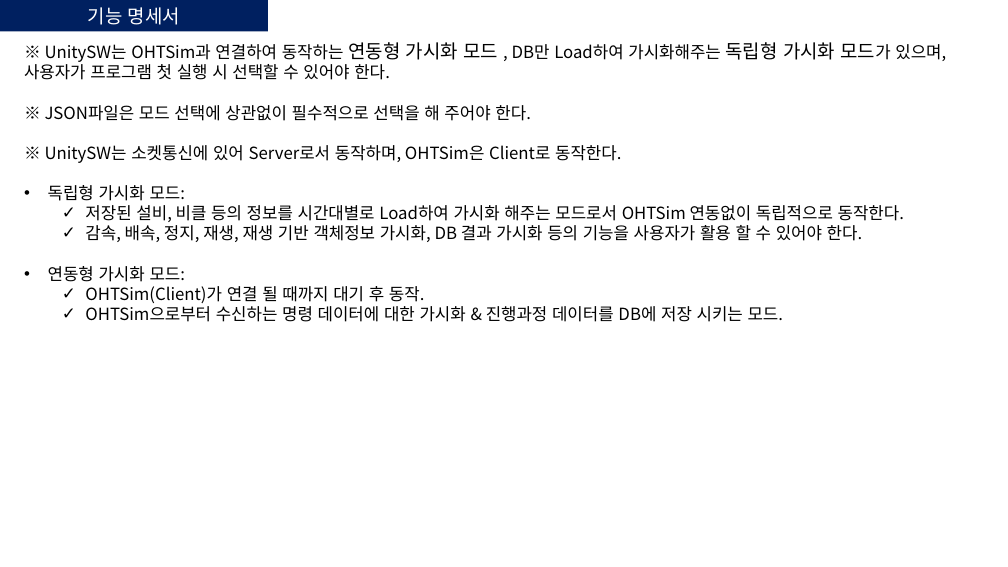
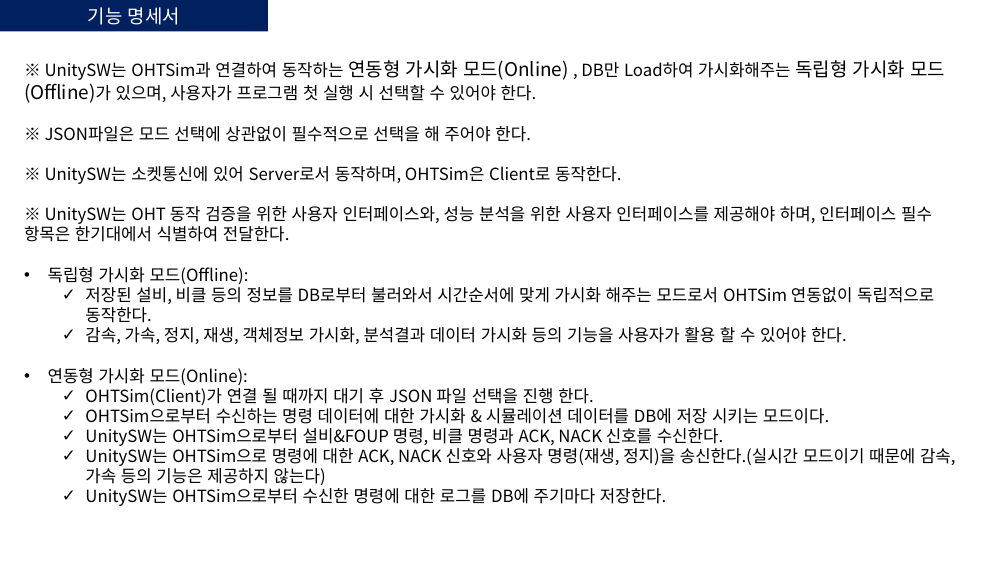
Before and after one commit to jhj0905/OHTSim, a slide deck: slide 2 of (210816) Unity연동.pptx (slide 6 before the commit). Drawn at 1008x567 pixels with LibreOffice and Linux fonts; fonts in the diff are those of the drawing. Boxes give left, top, right and bottom in pixels: in the first picture for what was removed or moved away, otherwise in the second. Text is boxed around its words. In the diff, an @@ line names an element or a change of style, - is before the commit and + after.

Commit message:
unity data

```diff
--- a/(210816) Unity연동.pptx
+++ b/(210816) Unity연동.pptx
@@ text "※ UnitySW는 OHTSim과 연결하여 동작하는 ...": place and size @@
-text "※ UnitySW는 OHTSim과 연결하여 동작하는 ..." at [24,42,946,322]
+text "※ UnitySW는 OHTSim과 연결하여 동작하는 ..." at [24,60,956,506]
@@ text at [24,60,945,103]: text changed @@
-※ UnitySW는 OHTSim과 연결하여 동작하는 연동형 가시화 모드 , DB만 Load하여 가시화해주는 독립형 가시화 모드가 있으며, 사용자가 프로그램 첫 실행 시 선택할 수 있어야 한다.
+※ UnitySW는 OHTSim과 연결하여 동작하는 연동형 가시화 모드(Online) , DB만 Load하여 가시화해주는 독립형 가시화 모드(Offline)가 있으며, 사용자가 프로그램 첫 실행 시 선택할 수 있어야 한다.
@@ text at [24,206,956,506]: text changed @@
-• 독립형 가시화 모드:
-  ✓ 저장된 설비, 비클 등의 정보를 시간대별로 Load하여 가시화 해주는 모드로서 OHTSim 연동없이 독립적으로 동작한다.
-  ✓ 감속, 배속, 정지, 재생, 재생 기반 객체정보 가시화, DB 결과 가시화 등의 기능을 사용자가 활용 할 수 있어야 한다.
-• 연동형 가시화 모드:
-  ✓ OHTSim(Client)가 연결 될 때까지 대기 후 동작.
-  ✓ OHTSim으로부터 수신하는 명령 데이터에 대한 가시화 & 진행과정 데이터를 DB에 저장 시키는 모드.
+※ UnitySW는 OHT 동작 검증을 위한 사용자 인터페이스와, 성능 분석을 위한 사용자 인터페이스를 제공해야 하며, 인터페이스 필수 항목은 한기대에서 식별하여 전달한다.
+• 독립형 가시화 모드(Offline):
+  ✓ 저장된 설비, 비클 등의 정보를 DB로부터 불러와서 시간순서에 맞게 가시화 해주는 모드로서 OHTSim 연동없이 독립적으로 동작한다.
+  ✓ 감속, 가속, 정지, 재생, 객체정보 가시화, 분석결과 데이터 가시화 등의 기능을 사용자가 활용 할 수 있어야 한다.
+• 연동형 가시화 모드(Online):
+  ✓ OHTSim(Client)가 연결 될 때까지 대기 후 JSON 파일 선택을 진행 한다.
+  ✓ OHTSim으로부터 수신하는 명령 데이터에 대한 가시화 & 시뮬레이션 데이터를 DB에 저장 시키는 모드이다.
+  ✓ UnitySW는 OHTSim으로부터 설비&FOUP 명령, 비클 명령과 ACK, NACK 신호를 수신한다.
+  ✓ UnitySW는 OHTSim으로 명령에 대한 ACK, NACK 신호와 사용자 명령(재생, 정지)을 송신한다.(실시간 모드이기 때문에 감속, 가속 등의 기능은 제공하지 않는다)
+  ✓ UnitySW는 OHTSim으로부터 수신한 명령에 대한 로그를 DB에 주기마다 저장한다.
```
Also in this commit, not shown: 1 other slide changed, 1 slide added.
